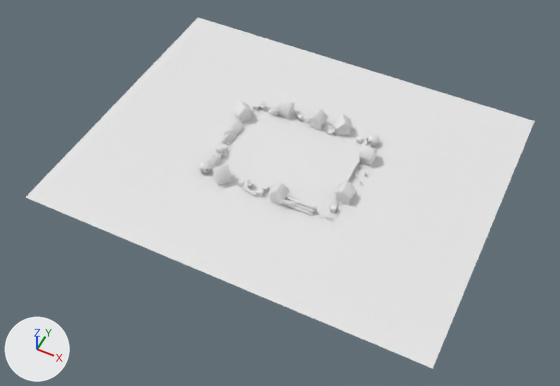
Two versions of the FBX model Content/Assets/halloween/outer_bounds_halloween.fbx, one commit apart.
Camera for both pictures: a 50 mm lens placed at (14.4, -30.4, 34.3), pointed at (0.2, -2.0, -1.2). Arrows for +X, +Y and +Z are at lower left; the lights stay in place. The older version comes first. Where no turn or scale is listed for an object, it has been applied to the vertices. Vertices at exactly the same position are counted once.

Objects in the first picture: 'Cobweb', 'Field', 'Floor', 'House', 'Roof', 'Shadow_S' and 6 more.
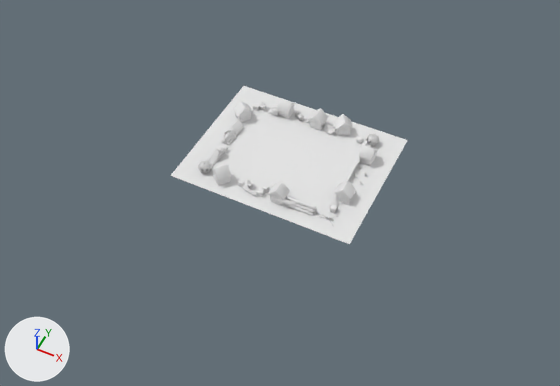
Where the change shows, as pixel boxes (x1, y1, x2, y2) in the pictures (560 x 386 px):
'Floor', reshaped (53% narrower, 55% shorter): before (26, 18, 535, 369); after (171, 86, 408, 244)

Edits to the bpy script that builds the scene:
```text
Change me_floor_001:
    used by ob_floor; location = (0.0, 0.0, 0.0)
    remove me_floor_001.from_pydata(...)  # 16 vertices, 16 faces; spans x -12.6..12.6, y -10.0..10.0, z 0.0
    add me_floor_001.from_pydata(...)  # 16 vertices, 16 faces; spans x -5.9..5.9, y -4.7..4.7, z 0.0
    me_floor_001 part 1: 12 of 16 vertices moved; they spanned x -12.6..12.6, y -10.0..10.0, z 0.0 and now span x -5.9..5.9, y -4.7..4.7, z 0.0; mean shift (0.0, 0.0, 0.0); largest move (12.6, 10.0, 0.0) -> (5.9, 4.7, 0.0)
```
